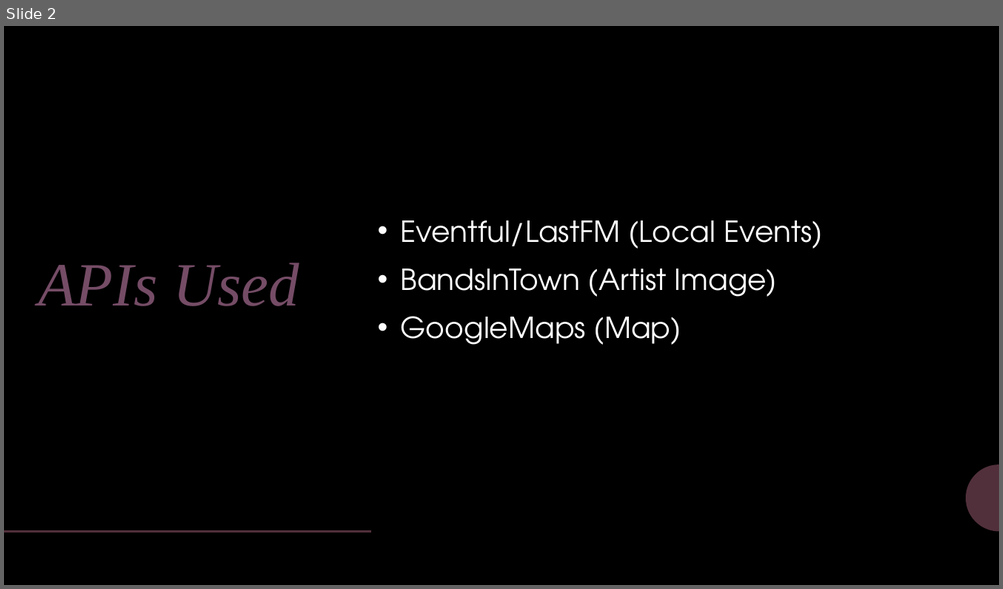
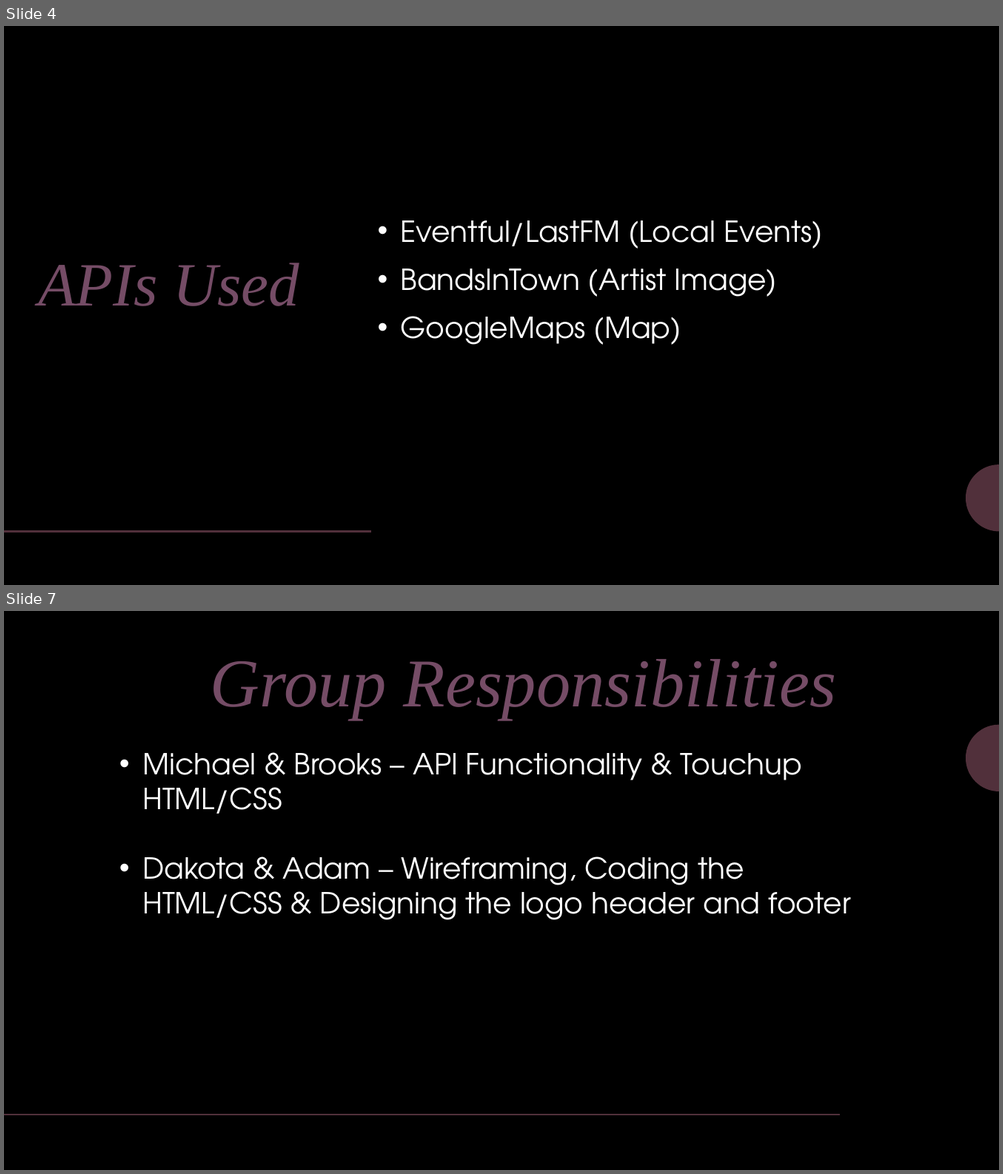
Before and after one commit to bburwell91/Project-1, a slide deck: Project-1.pptx. Shown one above the other, each under a label of ours: slide 2 before the commit, slides 4 and 7 after it; the slides between them are not shown. The pictures are 1003x589 and 1003x1174 pixels, drawn with LibreOffice and Linux fonts; fonts in the diff are those of the drawing. Boxes give left, top, right and bottom in pixels: in the first picture for what was removed or moved away, otherwise in the second. Text is boxed around its words. In the diff, an @@ line names an element or a change of style, - is before the commit and + after.

```diff
--- a/Project-1.pptx
+++ b/Project-1.pptx
@@ slide 7 added at [4,611,999,1170], background #000000 @@
@@ text added at [210,659,836,719], 66 pt, text #754C66, italic @@
+Group Responsibilities
@@ freeform shape added at [966,724,999,792], fill #51303B @@
@@ text added at [142,753,851,920], 28 pt, text #FFFFFF @@
+• Michael & Brooks – API Functionality & Touchup HTML/CSS
+• Dakota & Adam – Wireframing, Coding the HTML/CSS & Designing the logo header and footer
@@ line added from (839, 1116) to (4, 1116), #51303B 2 pt @@
@@ what was slide 2 is now slide 4 @@
```
Also in this commit, not shown: 4 slides changed, 2 other files.
